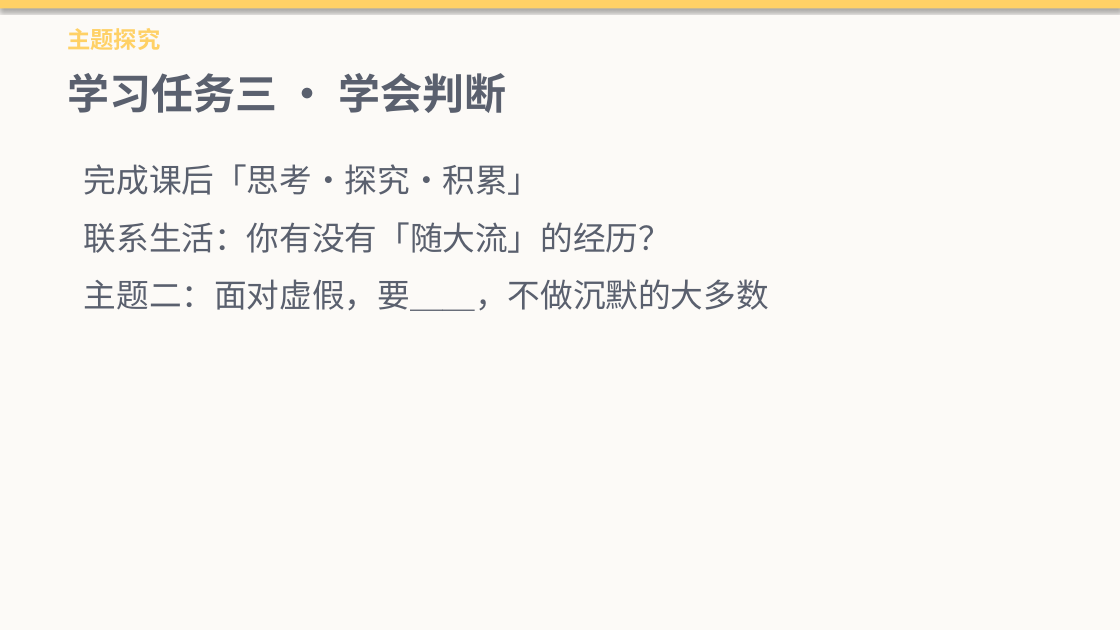
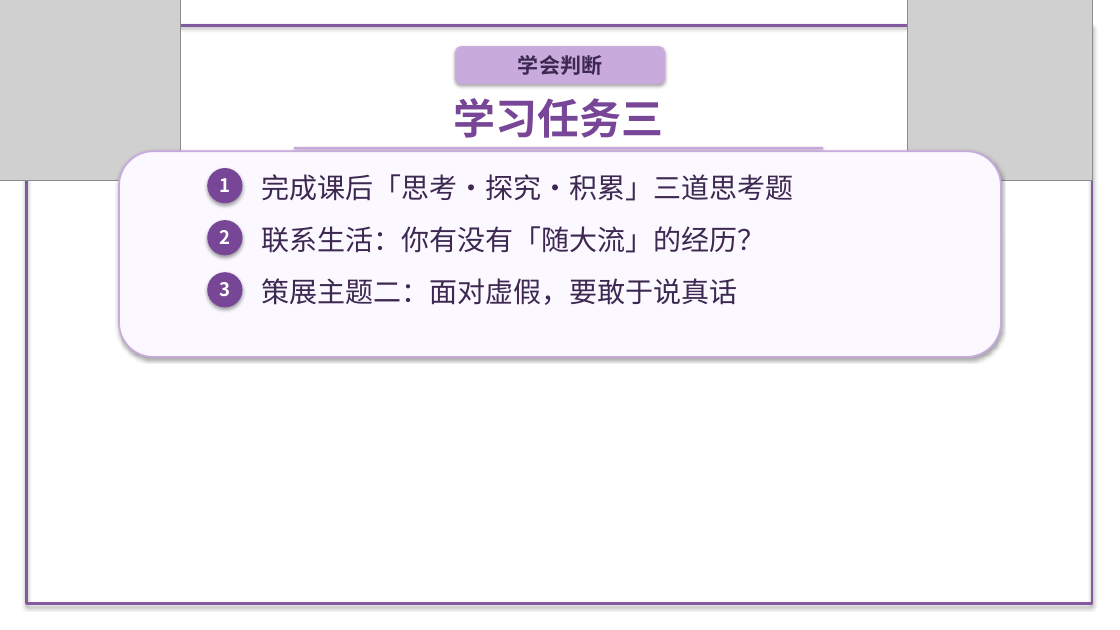
Before and after one commit to decemberlin54-del/declin, a slide deck: slide 7 of 第六单元PPT/第22课 皇帝的新装.pptx. Drawn at 1120x630 pixels with LibreOffice and Linux fonts; fonts in the diff are those of the drawing; grey boxes stand for pictures; background and template pictures are left out. Boxes give left, top, right and bottom in pixels: in the first picture for what was removed or moved away, otherwise in the second. Text is boxed around its words. In the diff, an @@ line names an element or a change of style, - is before the commit and + after.

```diff
--- a/第六单元PPT/第22课 皇帝的新装.pptx
+++ b/第六单元PPT/第22课 皇帝的新装.pptx
@@ rectangle removed at (0,0,1120,8) @@
@@ picture added at (0,0,181,181) @@
@@ rectangle: place and size @@
-rectangle at (0,0,1120,630)
+rectangle at (27,25,1092,604)
@@ rectangle at (27,25,1092,604): fill #FCFAF7 to none; outline none to #825AA0 2.5 pt @@
@@ text removed at (67,28,160,50) @@
-主题探究
@@ picture added at (907,0,1092,181) @@
@@ rounded rectangle added at (455,46,665,84), fill #C8AADC @@
@@ text added at (518,55,602,75), 18 pt, text #3C2850, bold @@
+学会判断
@@ text at (454,98,664,138): text changed; text colour #5A606E to #784696 @@
-学习任务三 · 学会判断
+学习任务三
@@ rectangle added at (294,147,823,150), fill #C8AADC @@
@@ text removed at (84,164,769,311) @@
-完成课后「思考·探究·积累」
-联系生活：你有没有「随大流」的经历？
-主题二：面对虚假，要＿＿，不做沉默的大多数
@@ rounded rectangle added at (119,151,1002,357), fill #FCF8FF, outline #C8AADC 1.5 pt @@
@@ ellipse added at (208,168,243,203), fill #784696 @@
@@ text added at (219,178,230,192), 16 pt, text #FFFFFF, bold @@
+1
@@ text added at (262,174,794,201), 24 pt, text #3C2850 @@
+完成课后「思考·探究·积累」三道思考题
@@ ellipse added at (208,220,243,255), fill #784696 @@
@@ text added at (219,230,230,244), 16 pt, text #FFFFFF, bold @@
+2
@@ text added at (262,226,766,253), 24 pt, text #3C2850 @@
+联系生活：你有没有「随大流」的经历？
@@ ellipse added at (208,272,243,308), fill #784696 @@
@@ text added at (219,282,230,296), 16 pt, text #FFFFFF, bold @@
+3
@@ text added at (262,278,738,305), 24 pt, text #3C2850 @@
+策展主题二：面对虚假，要敢于说真话
```
Also in this commit, not shown: 8 other slides changed, 18 other files.
